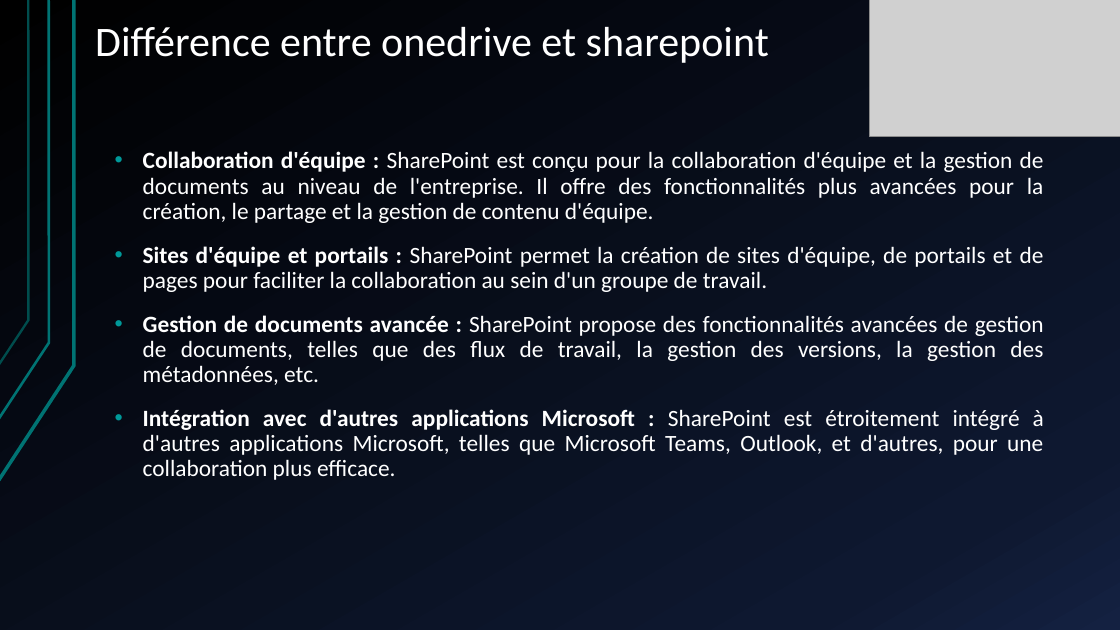
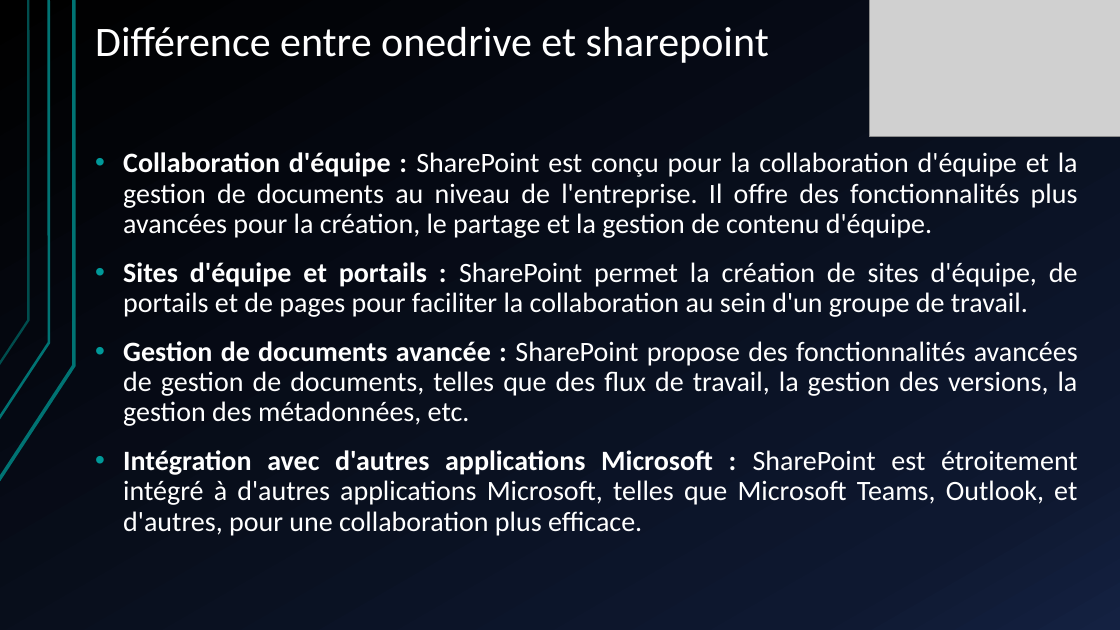
Before and after one commit to JojoTech-IT/Formation, a slide deck: slide 10 of Formation - installation, configuration et sécurisation de sharepoint.pptx (slide 9 before the commit). Drawn at 1120x630 pixels with LibreOffice and Linux fonts; fonts in the diff are those of the drawing; grey boxes stand for pictures. Boxes give left, top, right and bottom in pixels: in the first picture for what was removed or moved away, otherwise in the second. Text is boxed around its words. In the diff, an @@ line names an element or a change of style, - is before the commit and + after.

Commit message:
ajout procedure install et prsentation sharepoint edit 01/02/2024

```diff
--- a/Formation - installation, configuration et sécurisation de sharepoint.pptx
+++ b/Formation - installation, configuration et sécurisation de sharepoint.pptx
@@ text "Collaboration d'équipe : SharePoint est ...": place and size @@
-text "Collaboration d'équipe : SharePoint est ..." at (143, 151, 1044, 480)
+text "Collaboration d'équipe : SharePoint est ..." at (123, 152, 1078, 536)
@@ text "Collaboration d'équipe : SharePoint est ..." at (123, 152, 1078, 536): size 20 to 24 pt @@
```
Also in this commit, not shown: 10 other slides changed, 12 slides added, 4 slides removed, 1 other file.
